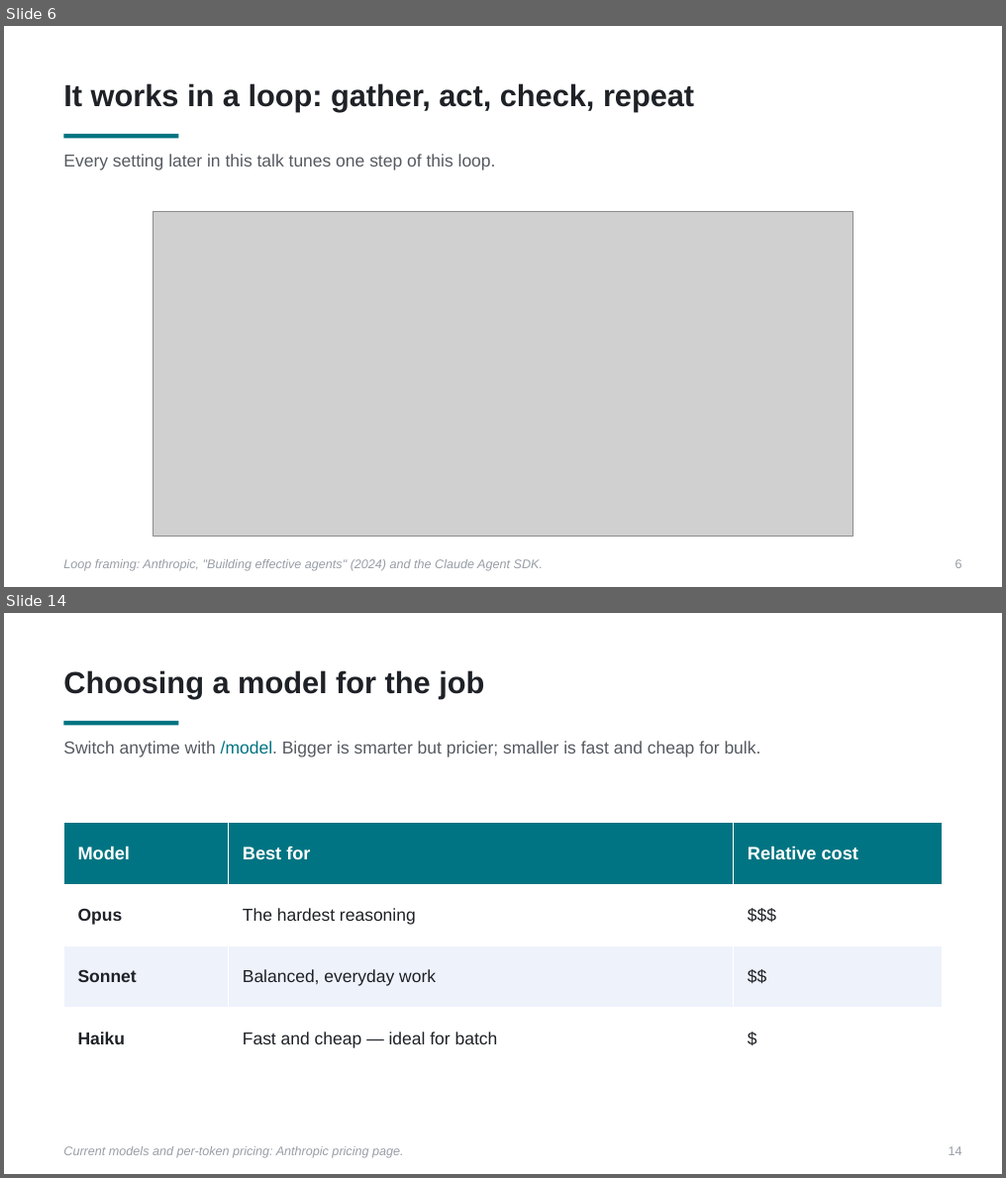
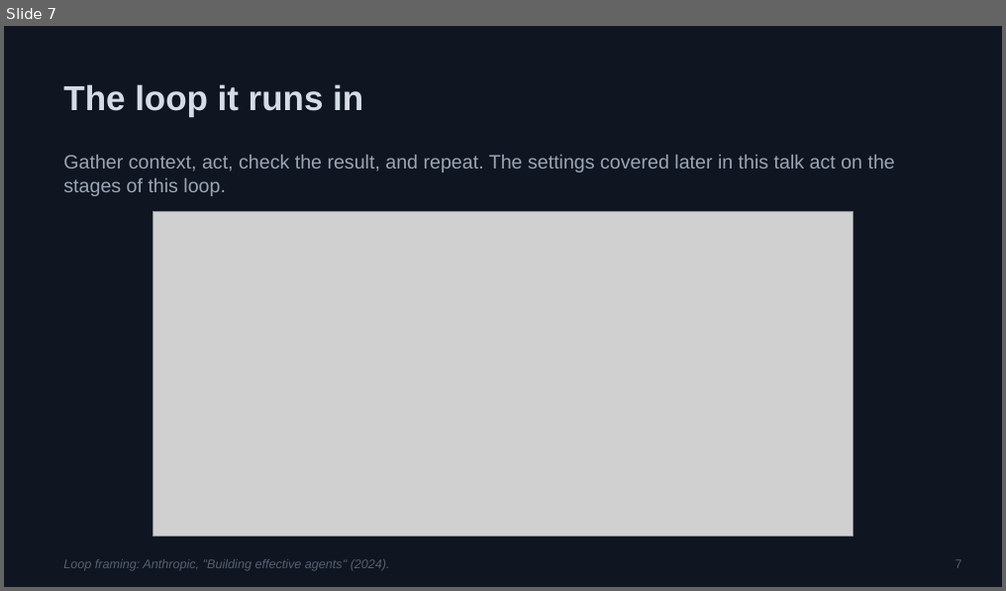
Before and after one commit to PursuitOfDataScience/uchicago-workshops, a slide deck: claude-code-tutorial/claude-code-tutorial.pptx. Shown one above the other, each under a label of ours: slides 6 and 14 before the commit, slide 7 after it; the slides between them are not shown. The pictures are 1006x1178 and 1006x591 pixels, drawn with LibreOffice and Linux fonts; fonts in the diff are those of the drawing; grey boxes stand for pictures. Boxes give left, top, right and bottom in pixels: in the first picture for what was removed or moved away, otherwise in the second. Text is boxed around its words. In the diff, an @@ line names an element or a change of style, - is before the commit and + after.

```diff
--- a/claude-code-tutorial/claude-code-tutorial.pptx
+++ b/claude-code-tutorial/claude-code-tutorial.pptx
@@ slide 14 removed at [4,613,1002,1174], background #FFFFFF @@
@@ text removed at [63,670,484,698] @@
-Choosing a model for the job
@@ rectangle removed at [63,721,178,725] @@
@@ text removed at [63,741,761,758] @@
-Switch anytime with /model. Bigger is smarter but pricier; smaller is fast and cheap for bulk.
@@ table removed at [63,823,943,1070], 4 rows, 3 columns @@
-Model | Best for | Relative cost
-Opus | The hardest reasoning | $$$
-Sonnet | Balanced, everyday work | $$
-Haiku | Fast and cheap — ideal for batch | $
@@ text removed at [63,1147,404,1158] @@
-Current models and per-token pricing: Anthropic pricing page.
@@ text removed at [948,1147,962,1156] @@
-14
@@ what was slide 6 is now slide 7 @@
@@ slide 7 changed as well @@
@@ rectangle added at [4,26,1002,586], fill #0F1621 @@
@@ text at [63,84,363,117]: text changed; size 22 to 25 pt; text colour #1E2126 to #D6DCE6 @@
-It works in a loop: gather, act, check, repeat
+The loop it runs in
@@ rectangle removed at [63,134,178,138] @@
@@ text at [63,155,895,196]: text changed; size 12.5 to 14 pt; text colour #555A61 to #9BA6B4 @@
-Every setting later in this talk tunes one step of this loop.
+Gather context, act, check the result, and repeat. The settings covered later in this talk act on the stages of this loop.
@@ text at [63,560,390,571]: text changed; text colour #989EA6 to #566072 @@
-Loop framing: Anthropic, "Building effective agents" (2024) and the Claude Agent SDK.
+Loop framing: Anthropic, "Building effective agents" (2024).
@@ text at [955,560,962,569]: text changed; text colour #989EA6 to #566072 @@
-6
+7
```
Also in this commit, not shown: 6 other slides changed, 35 slides added, 38 other slides removed, 1 other file.
